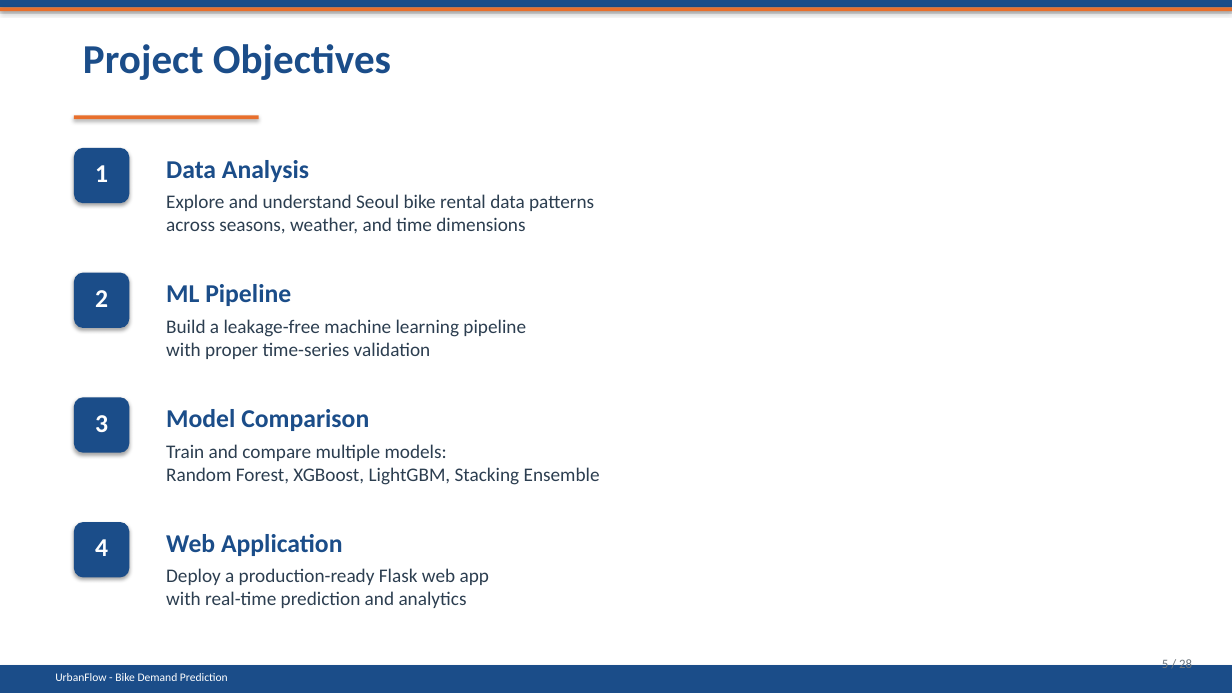
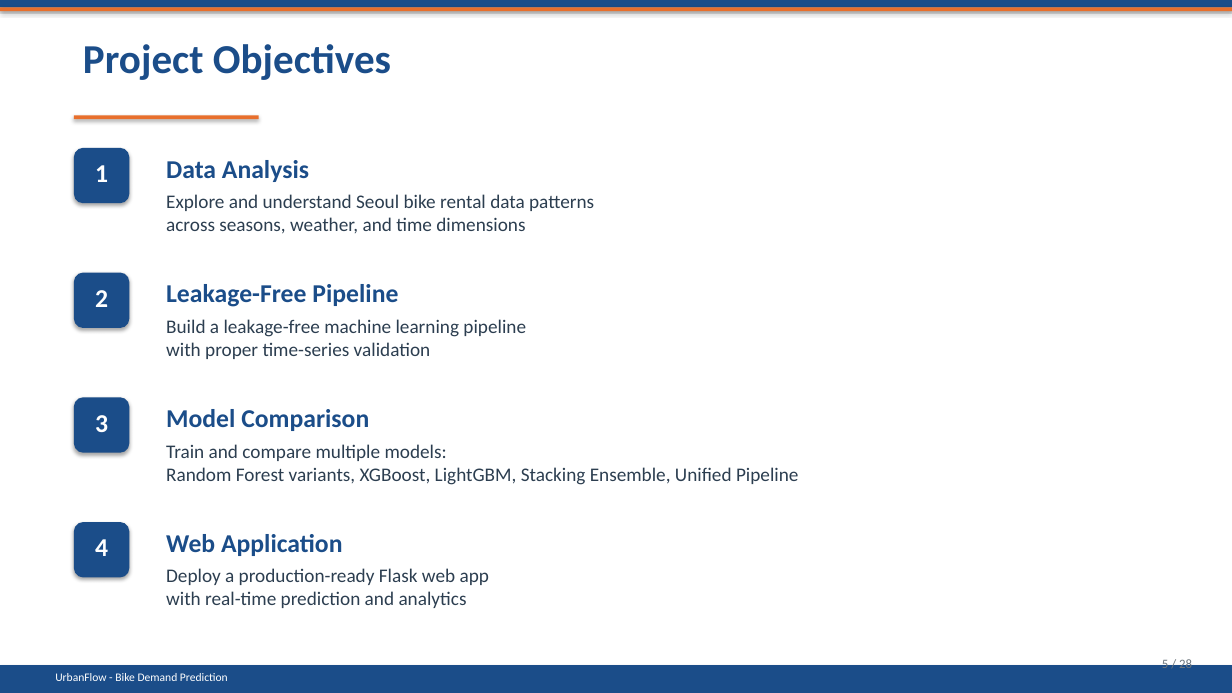
Before and after one commit to yousraelharchi2004/urban-bike-demand-prediction, a slide deck: slide 5 of Reports/PFE_Presentation_UrbanFlow.pptx. Drawn at 1232x693 pixels with LibreOffice and Linux fonts; fonts in the diff are those of the drawing. Boxes give left, top, right and bottom in pixels: in the first picture for what was removed or moved away, otherwise in the second. Text is boxed around its words. In the diff, an @@ line names an element or a change of style, - is before the commit and + after.

```diff
--- a/Reports/PFE_Presentation_UrbanFlow.pptx
+++ b/Reports/PFE_Presentation_UrbanFlow.pptx
@@ text at [166,284,398,307]: text changed @@
-ML Pipeline
+Leakage-Free Pipeline
@@ text at [166,444,799,485]: text changed @@
-Train and compare multiple models:
-Random Forest, XGBoost, LightGBM, Stacking Ensemble
+Train and compare multiple models:
+Random Forest variants, XGBoost, LightGBM, Stacking Ensemble, Unified Pipeline
```
Also in this commit, not shown: 9 other slides changed, 1 slide added, 1 slide removed, 30 other files.
